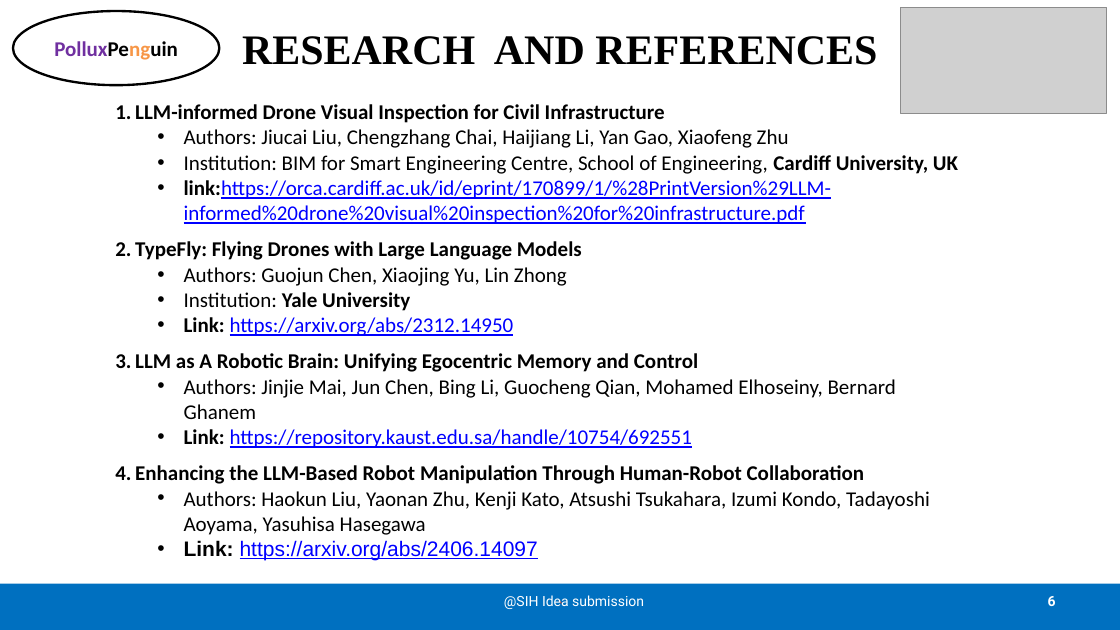
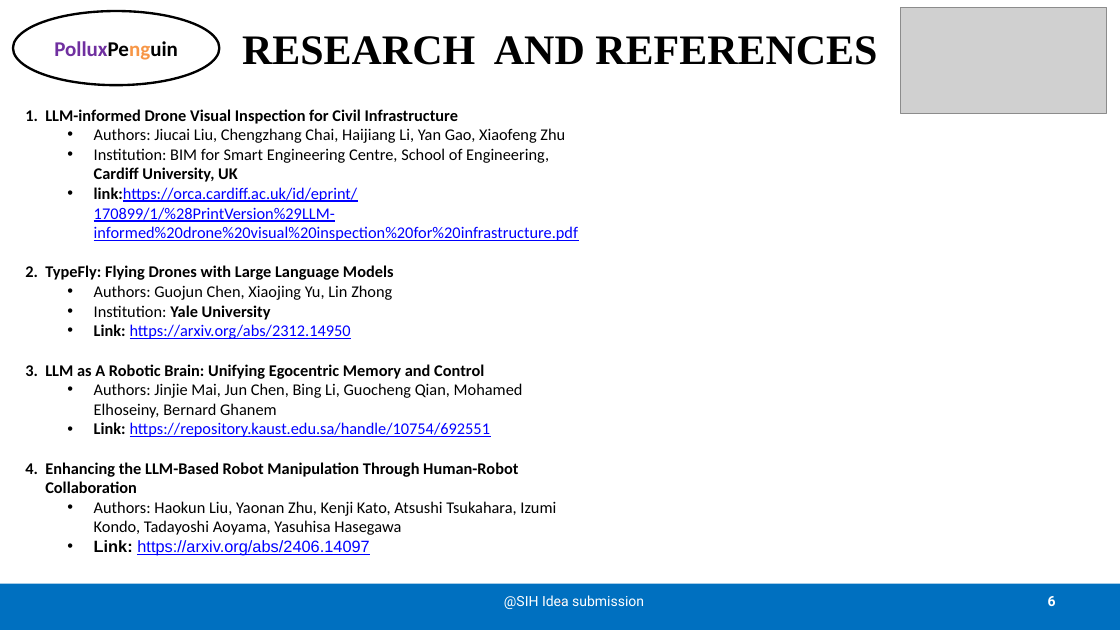
Before and after one commit to AradhyaSpace11/PolluxPenguin-beta, a slide deck: slide 6 of Docs/PolluxPenguin-PPT.pptx. Drawn at 1120x630 pixels with LibreOffice and Linux fonts; fonts in the diff are those of the drawing; grey boxes stand for pictures. Boxes give left, top, right and bottom in pixels: in the first picture for what was removed or moved away, otherwise in the second. Text is boxed around its words. In the diff, an @@ line names an element or a change of style, - is before the commit and + after.

```diff
--- a/Docs/PolluxPenguin-PPT.pptx
+++ b/Docs/PolluxPenguin-PPT.pptx
@@ text "LLM-informed Drone Visual Inspection for ...": place and size @@
-text "LLM-informed Drone Visual Inspection for ..." at box(135, 104, 958, 560)
+text "LLM-informed Drone Visual Inspection for ..." at box(45, 109, 578, 556)
@@ text "LLM-informed Drone Visual Inspection for ..." at box(45, 109, 578, 556): size 18 to 14 pt @@
```
Also in this commit, not shown: 4 other slides changed, 3 other files.
